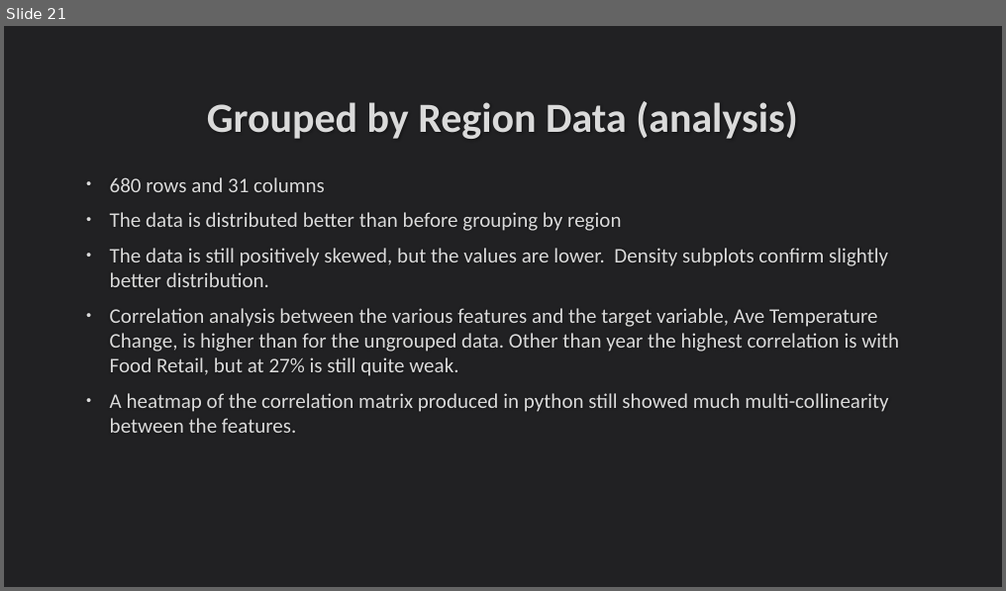
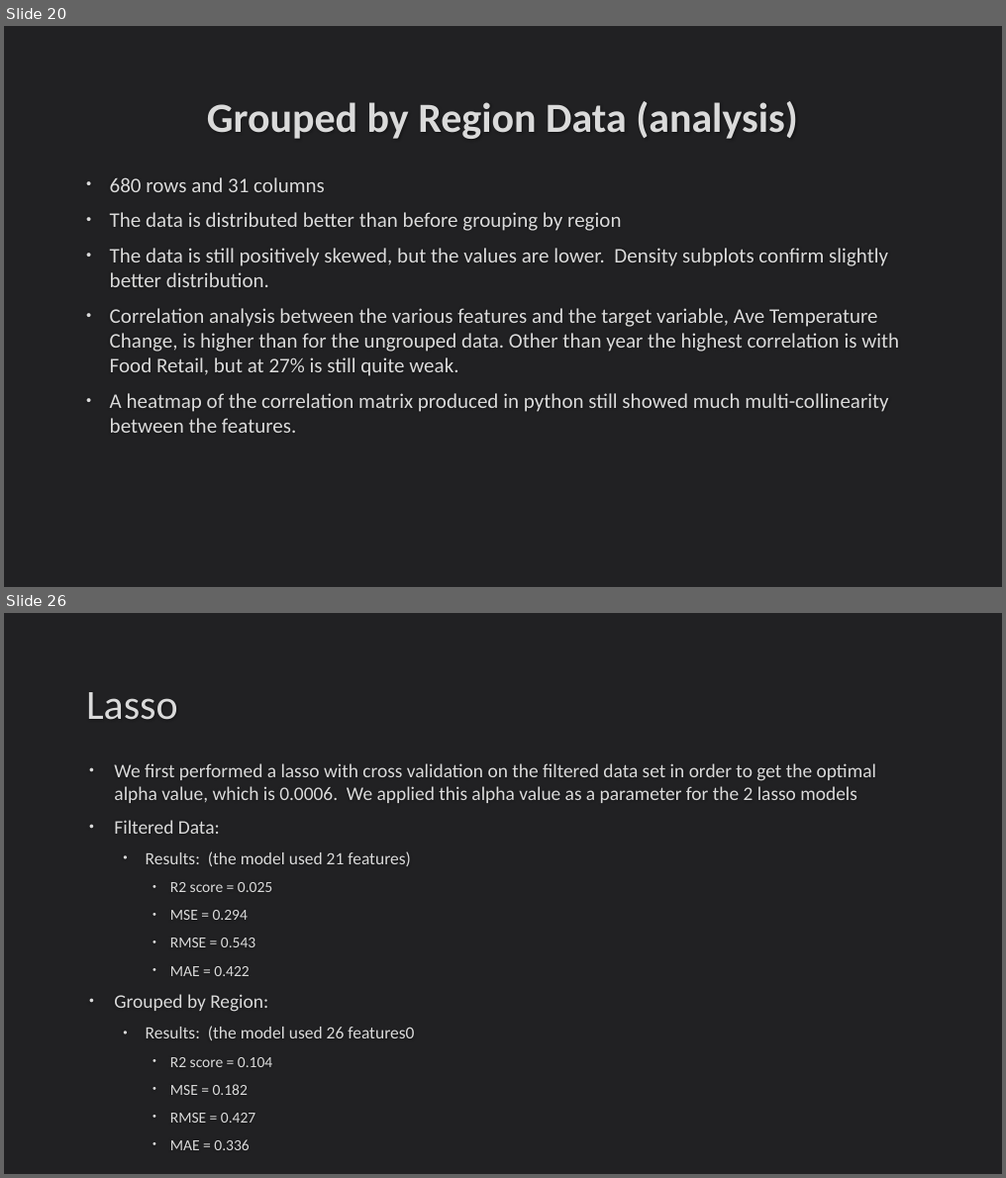
Before and after one commit to DavidFHarrison/2403PTDS_Regression_DH, a slide deck: Regression Project – PTDS 2403.pptx. Shown one above the other, each under a label of ours: slide 21 before the commit, slides 20 and 26 after it; the slides between them are not shown. The pictures are 1006x591 and 1006x1178 pixels, drawn with LibreOffice and Linux fonts; fonts in the diff are those of the drawing. Boxes give left, top, right and bottom in pixels: in the first picture for what was removed or moved away, otherwise in the second. Text is boxed around its words. In the diff, an @@ line names an element or a change of style, - is before the commit and + after.

```diff
--- a/Regression Project – PTDS 2403.pptx
+++ b/Regression Project – PTDS 2403.pptx
@@ slide 26 added at [4,613,1002,1174], background #212123 @@
@@ title added at [86,692,178,720], 40 pt, text #DADADA @@
+Lasso
@@ text added at [114,763,876,1151], 18.5 pt, text #DADADA @@
+• We first performed a lasso with cross validation on the filtered data set in order to get the optimal alpha value, which is 0.0006. We applied this alpha value as a parameter for the 2 lasso models
+• Filtered Data:
+  • Results: (the model used 21 features)
+    • R2 score = 0.025
+    • MSE = 0.294
+    • RMSE = 0.543
+    • MAE = 0.422
+• Grouped by Region:
+  • Results: (the model used 26 features0
+    • R2 score = 0.104
+    • MSE = 0.182
+    • RMSE = 0.427
+    • MAE = 0.336
@@ what was slide 21 is now slide 20 @@
```
Also in this commit, not shown: 7 slides changed, 11 other slides added, 7 slides removed, 2 other files.
